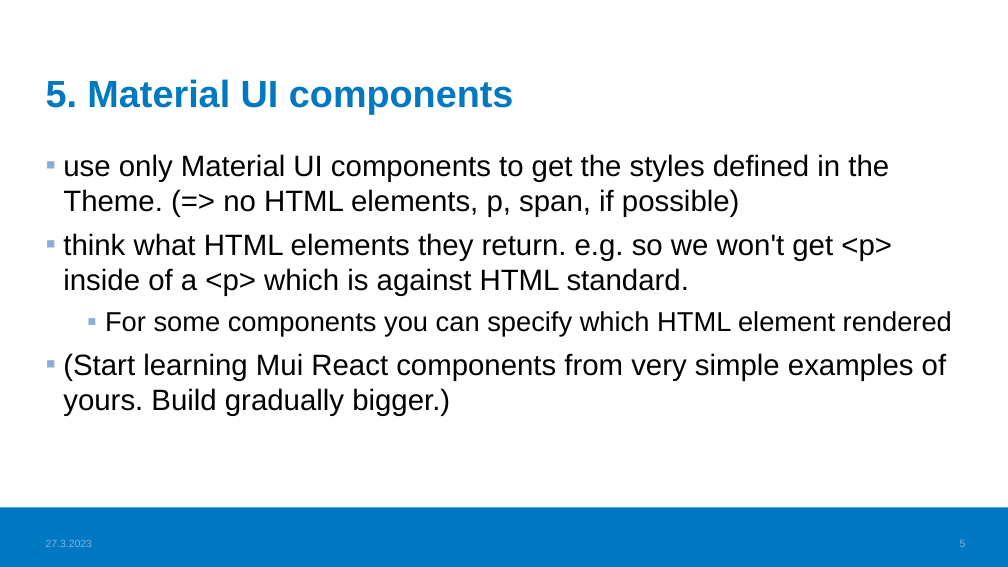
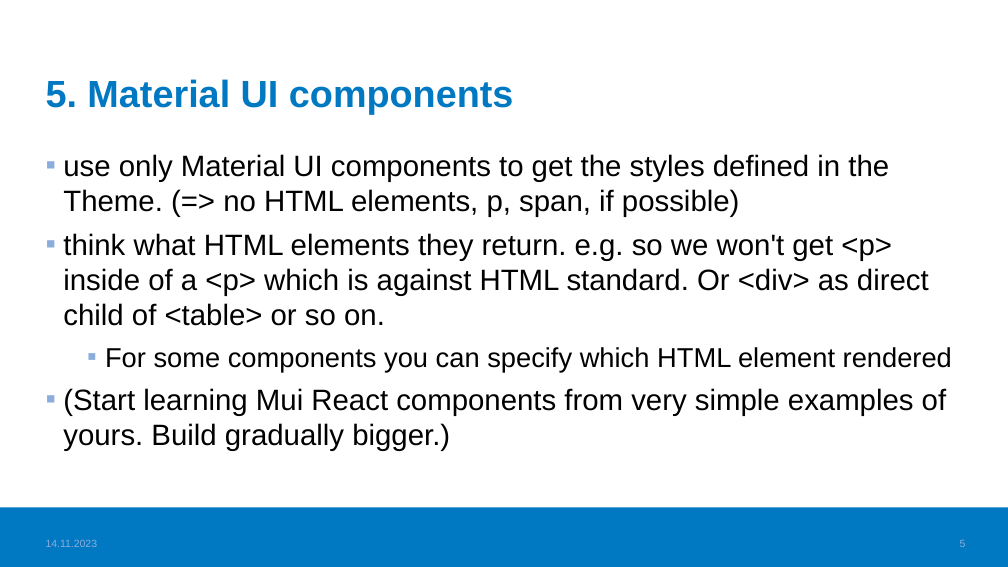
Before and after one commit to haagahelia/ohke-teknologiat, a slide deck: slide 5 of 05_frontend/Frontend_VideoTopics.pptx. Drawn at 1008x567 pixels with LibreOffice and Linux fonts; fonts in the diff are those of the drawing; background and template pictures are left out. Boxes give left, top, right and bottom in pixels: in the first picture for what was removed or moved away, otherwise in the second. Text is boxed around its words. In the diff, an @@ line names an element or a change of style, - is before the commit and + after.

Commit message:
Updates to Frontend materials

```diff
--- a/05_frontend/Frontend_VideoTopics.pptx
+++ b/05_frontend/Frontend_VideoTopics.pptx
@@ text at (x1=63, y1=233, x2=929, y2=326): text changed @@
-▪ think what HTML elements they return. e.g. so we won't get <p> inside of a <p> which is against HTML standard.
+▪ think what HTML elements they return. e.g. so we won't get <p> inside of a <p> which is against HTML standard. Or <div> as direct child of <table> or so on.
@@ text at (x1=46, y1=539, x2=98, y2=547): text changed @@
-27.3.2023
+14.11.2023
```
Also in this commit, not shown: 15 other slides changed, 1 slide removed, 3 other files.
